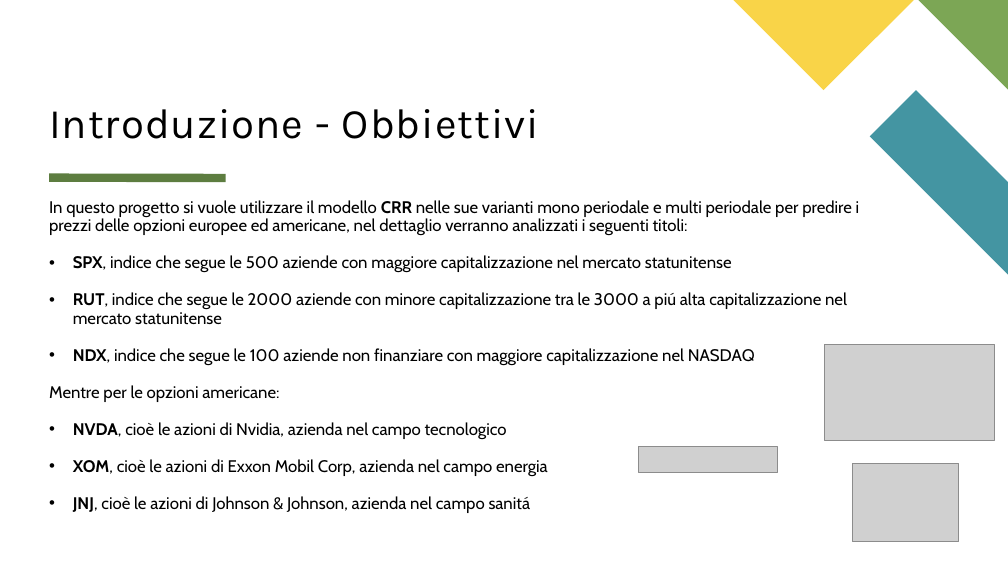
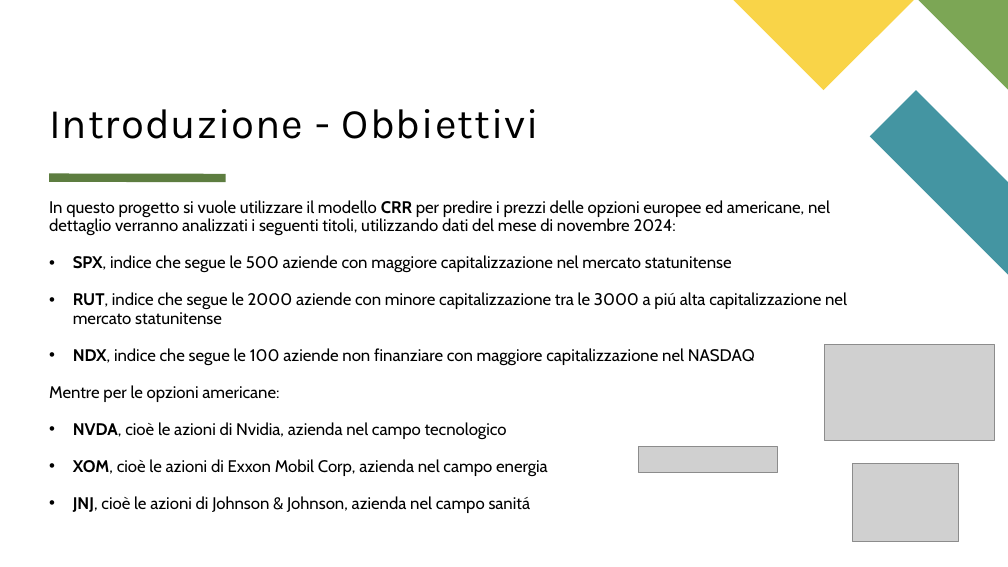
Before and after one commit to matteo-conti-97/MPSMF_Project, a slide deck: slide 5 of presentazione.pptx. Drawn at 1008x567 pixels with LibreOffice and Linux fonts; fonts in the diff are those of the drawing; grey boxes stand for pictures. Boxes give left, top, right and bottom in pixels: in the first picture for what was removed or moved away, otherwise in the second. Text is boxed around its words. In the diff, an @@ line names an element or a change of style, - is before the commit and + after.

Commit message:
slide

```diff
--- a/presentazione.pptx
+++ b/presentazione.pptx
@@ text at (49, 200, 830, 236): text changed @@
-In questo progetto si vuole utilizzare il modello CRR nelle sue varianti mono periodale e multi periodale per predire i prezzi delle opzioni europee ed americane, nel dettaglio verranno analizzati i seguenti titoli:
+In questo progetto si vuole utilizzare il modello CRR per predire i prezzi delle opzioni europee ed americane, nel dettaglio verranno analizzati i seguenti titoli, utilizzando dati del mese di novembre 2024:
```
Also in this commit, not shown: 2 other slides changed.
